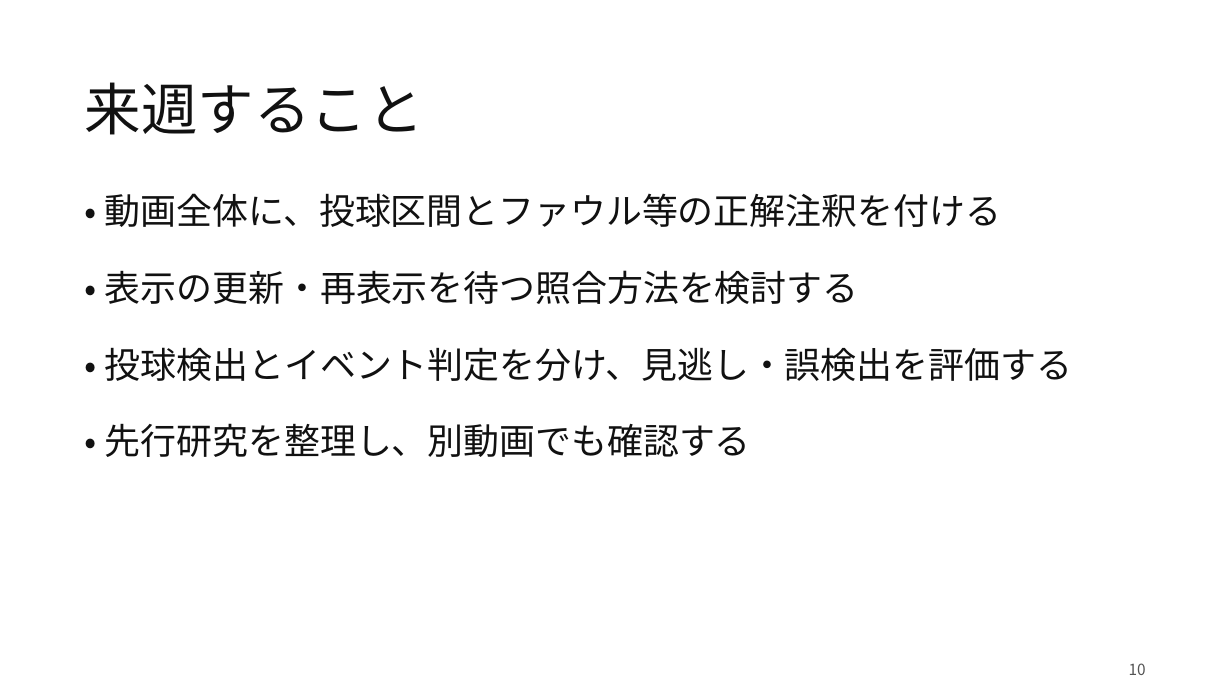
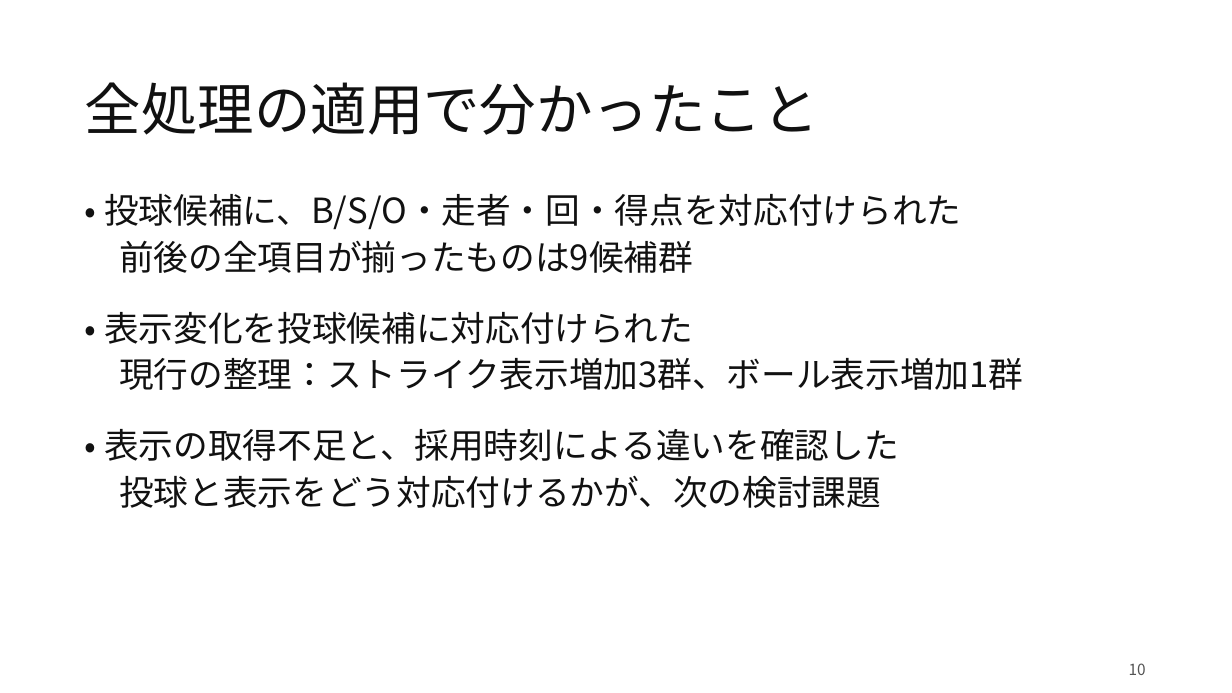
Before and after one commit to Yu-Tanahashi1226/----B-py, a slide deck: slide 10 of presentations/20261030/M棚橋261030.pptx. Drawn at 1232x693 pixels with LibreOffice and Linux fonts; fonts in the diff are those of the drawing. Boxes give left, top, right and bottom in pixels: in the first picture for what was removed or moved away, otherwise in the second. Text is boxed around its words. In the diff, an @@ line names an element or a change of style, - is before the commit and + after.

```diff
--- a/presentations/20261030/M棚橋261030.pptx
+++ b/presentations/20261030/M棚橋261030.pptx
@@ title at [85,82,819,135]: text changed @@
-来週すること
+全処理の適用で分かったこと
@@ text at [104,194,1023,508]: text changed; size 28 to 27 pt @@
-• 動画全体に、投球区間とファウル等の正解注釈を付ける
-• 表示の更新・再表示を待つ照合方法を検討する
-• 投球検出とイベント判定を分け、見逃し・誤検出を評価する
-• 先行研究を整理し、別動画でも確認する
+• 投球候補に、B/S/O・走者・回・得点を対応付けられた
+前後の全項目が揃ったものは9候補群
+• 表示変化を投球候補に対応付けられた
+現行の整理：ストライク表示増加3群、ボール表示増加1群
+• 表示の取得不足と、採用時刻による違いを確認した
+投球と表示をどう対応付けるかが、次の検討課題
```
Also in this commit, not shown: 2 other slides changed, 9 slides added, 8 slides removed, 9 other files.
